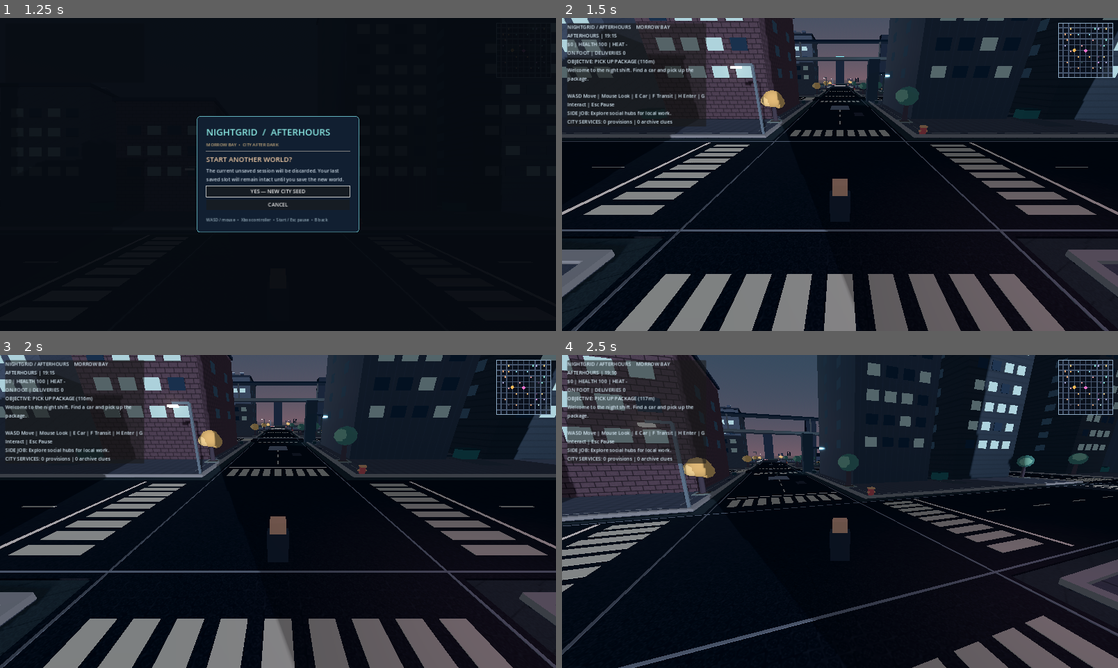
Above: before the commit, frames 1-4 (two rows, left to right).
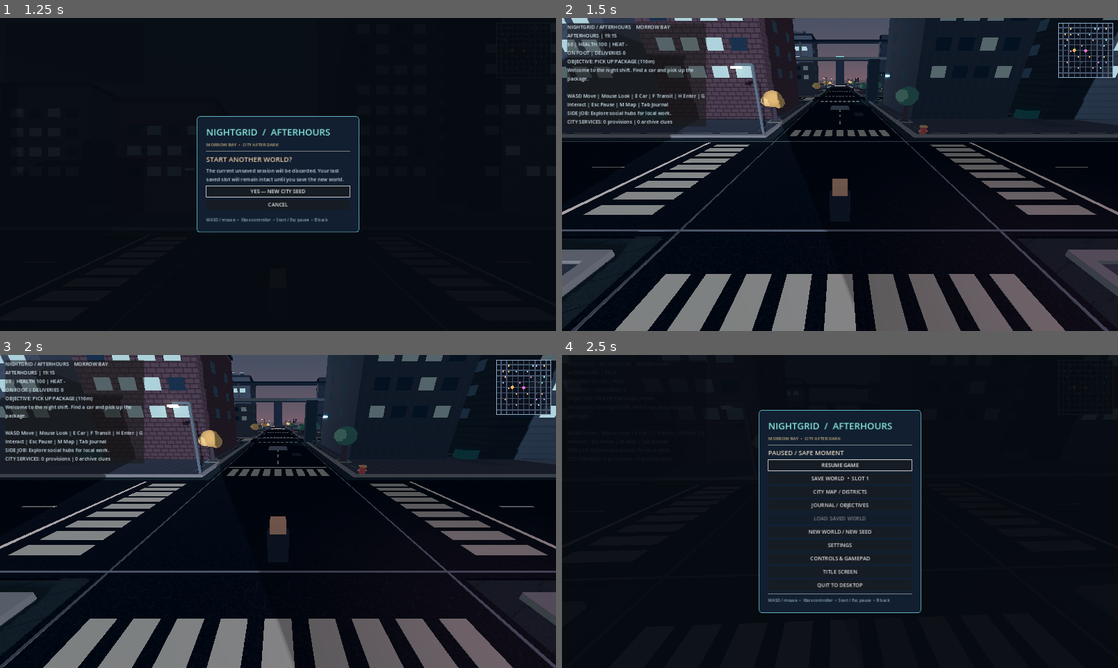
Above: after the commit, the same moments.

Repository: ProhibitedTV/NightGrid-Afterhours
Game: Godot game, scene res://scenes/main.tscn
Same seed, same stepped clock (60 frames per second), same inputs: the game is played once before the commit and once after it.
Inputs (mouse positions are in pixels of both pictures, inside the frame that each line leads up to):
- Up to frame 1 (1.25 s): click "NEW WORLD / NEW SEED" at 0.5 s
- Up to frame 2 (1.5 s): click "YES — NEW CITY SEED" at 1.25 s
- Up to frame 3 (2 s): no input
- Up to frame 4 (2.5 s): tap Enter (ui_accept) at 2, 2.27 s; move the mouse to (867, 511) at 2.02 s; hold W (drive_accelerate) from 2.03 s (still down); hold Tab (journal_open) from 2.03 s (still down); click (867, 511) at 2.17 s

Frame 1 is identical in both runs. In frame 2, less than 0.1% of the frame differs, in the area x 9-20%, y 27-29%; in frame 3, less than 0.1%; in frame 4, 39%, in the area x 0-100%, y 0-100%.

Commit message:
feat(gameplay): full-city map and persistent jobs/inventory journal via M, Tab and controller View

Diff:
--- a/scripts/world.gd
+++ b/scripts/world.gd
@@ -121,6 +121,7 @@
 	game_menu = GameMenuScript.new()
 	game_menu.name = "GameMenus"
 	add_child(game_menu)
+	game_menu.call("set_world_node", self)
 	game_menu.connect("action_requested", Callable(self, "_on_menu_action"))
 	game_menu.connect("settings_changed", Callable(self, "_apply_game_settings"))
 	game_menu.call("set_has_save", not (session.call("read_snapshot") as Dictionary).is_empty())
@@ -134,6 +135,30 @@
 			_load_game()
 		"new":
 			_new_game()
+		"journal":
+			game_menu.call("open_journal", _journal_context())
+
+func _journal_context() -> Dictionary:
+	var outside: Vector3 = interiors.get("exterior_position") if interiors.call("is_inside") else _actor().global_position
+	var district: String = city_details.call("get_district_at", outside)
+	var landmark: String = city_details.call("get_nearby_landmark", outside)
+	var objective := "Deliver package" if carrying else "Collect courier package"
+	var remaining := roundi(outside.distance_to(mission_position))
+	var loaded: Dictionary = city_details.call("get_streaming_stats")
+	return {
+		"district": district if landmark.is_empty() else "%s / %s" % [district, landmark],
+		"clock": day_night.call("clock_string"),
+		"seed": session.get("world_seed"),
+		"main_objective": "%s  •  %dm" % [objective, remaining],
+		"venue_job": _venue_job_text(),
+		"civic_job": _civic_job_text(),
+		"cash": cash, "health": health, "heat": heat,
+		"supplies": ration_packs, "deliveries": deliveries,
+		"venue_completed": venue_job_completed.size(),
+		"civic_completed": civic_job_completed.size(),
+		"archives": civic_intel.size(),
+		"loaded_blocks": loaded.get("loaded_blocks", 0)
+	}
 
 func _apply_game_settings(options: Dictionary) -> void:
 	mouse_sensitivity = clampf(float(options.get("mouse_sensitivity", 0.0032)), 0.001, 0.010)
@@ -181,6 +206,14 @@
 			# The B button doubles as the car's handbrake. Only Start/Esc
 			# opens the pause menu in free gameplay.
 			return
+	elif event.is_action_pressed("map_open"):
+		if venue_panel.visible:
+			_close_venue()
+		game_menu.call("open_map")
+	elif event.is_action_pressed("journal_open"):
+		if venue_panel.visible:
+			_close_venue()
+		game_menu.call("open_journal", _journal_context())
 	elif venue_panel.visible:
 		if event.is_action_pressed("service_one"):
 			_venue_action(1)
@@ -1288,9 +1321,9 @@
 		performance_label.text = "RTX 3060 target: 60 FPS @1080p | Actual: %d FPS (%.1f ms) | %d/%d street blocks | %d live building shells | room %d" % [
 			fps, 1000.0 / float(fps), int(stream["loaded_blocks"]), int(stream["total_blocks"]),
 			int(stream["loaded_buildings"]), indoor_count]
-	var control_help := "WASD Move | Mouse Look | E Car | F Transit | H Enter | G Interact | Esc Pause"
+	var control_help := "WASD Move | Mouse Look | E Car | F Transit | H Enter | G Interact | Esc Pause | M Map | Tab Journal"
 	if gamepad_active:
-		control_help = "PAD: LS Move / Steer • RS Look • A Jump/Service • X Interact/Contract • Y Car • LB Door • RB Transit • Start Pause"
+		control_help = "PAD: LS Move / Steer • RS Look • A Jump/Service • X Interact/Contract • Y Car • LB Door • RB Transit • Start Pause • View Map"
 	hud_label.text = "NIGHTGRID / AFTERHOURS    MORROW BAY\n%s | %s\n$%d | HEALTH %d | HEAT %s\n%s | DELIVERIES %d\nOBJECTIVE: %s (%dm)\n%s\n\n%s" % [local_name, clock, cash, ceili(health), wanted_text, vehicle_text, deliveries, mission, distance, message, control_help]
 	hud_label.text += "\n" + _venue_job_text() + "\n" + _civic_job_text()
 	if interiors.call("is_inside"):
